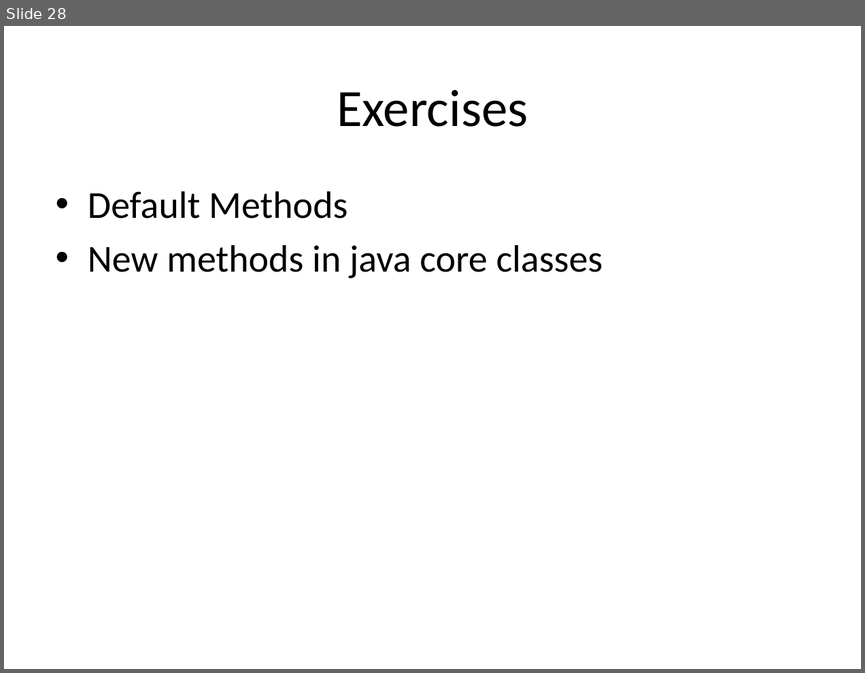
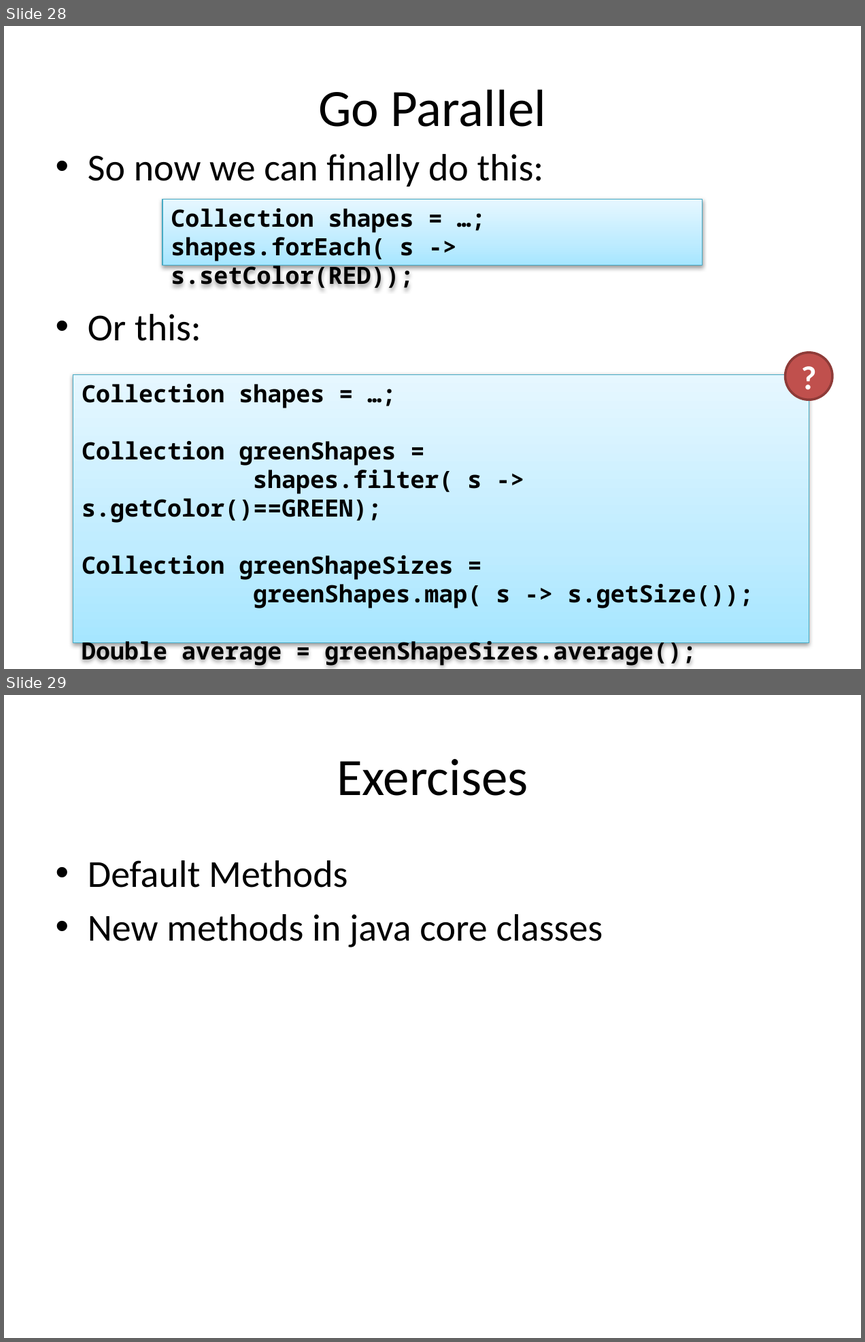
Before and after one commit to kwakeroni/workshops, a slide deck: workshop-java8.pptx. Shown one above the other, each under a label of ours: slide 28 before the commit, slides 28 and 29 after it. The pictures are 865x673 and 865x1342 pixels, drawn with LibreOffice and Linux fonts; fonts in the diff are those of the drawing. Boxes give left, top, right and bottom in pixels: in the first picture for what was removed or moved away, otherwise in the second. Text is boxed around its words. In the diff, an @@ line names an element or a change of style, - is before the commit and + after.

Commit message:
added slide

```diff
--- a/workshop-java8.pptx
+++ b/workshop-java8.pptx
@@ slide 28 added at (x1=4, y1=26, x2=861, y2=669), background #FFFFFF @@
@@ title added at (x1=318, y1=89, x2=546, y2=127), 44 pt, text #000000 @@
+Go Parallel
@@ text added at (x1=88, y1=154, x2=544, y2=341), 32 pt, text #000000 @@
+• So now we can finally do this:
+• Or this:
@@ rectangle added at (x1=162, y1=199, x2=702, y2=265), fill gradient #A7E6FF to #C1EDFF to #E7F8FF, outline #46AAC5 0.75 pt, 20 pt, text #000000, bold @@
+Collection shapes = …;
+shapes.forEach( s -> s.setColor(RED));
@@ ellipse added at (x1=785, y1=352, x2=832, y2=399), fill #C0504D, outline #8E3B39 2 pt, 28 pt, text #FFFFFF, bold @@
+?
@@ rectangle added at (x1=73, y1=374, x2=808, y2=642), fill gradient #A7E6FF to #C1EDFF to #E7F8FF, outline #46AAC5 0.75 pt, 20 pt, text #000000, bold @@
+Collection shapes = …;
+Collection greenShapes =
+shapes.filter( s -> s.getColor()==GREEN);
+Collection greenShapeSizes =
+greenShapes.map( s -> s.getSize());
+Double average = greenShapeSizes.average();
@@ what was slide 28 is now slide 29 @@
```
